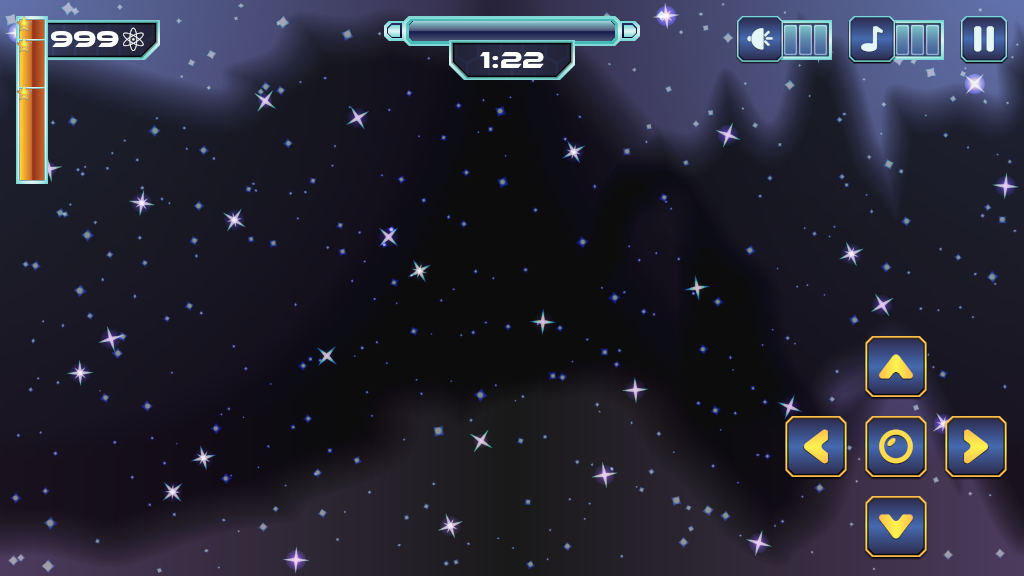
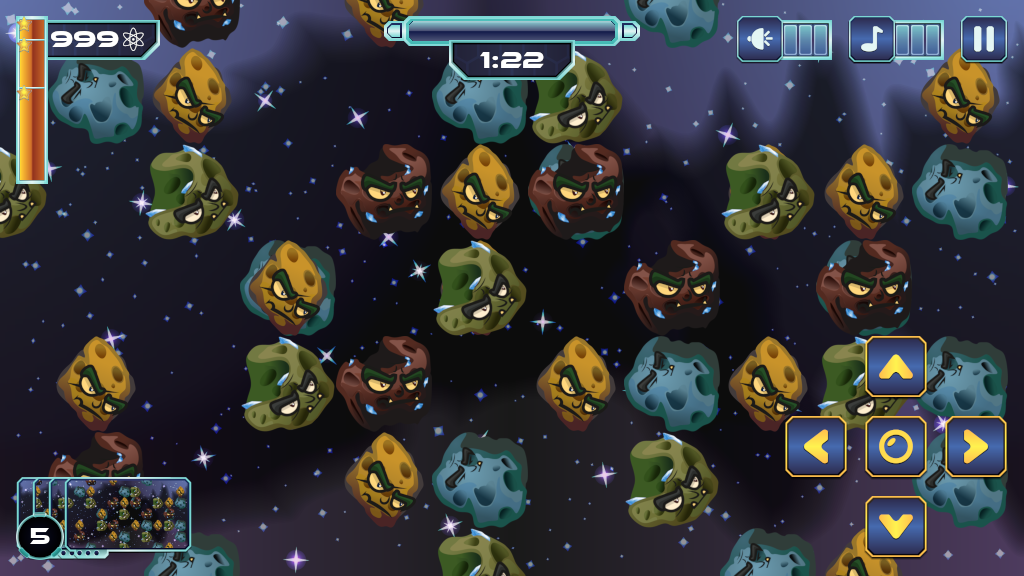
Revision of a layered 1024×576 image; what changed, layer by layer:
added layer "photo #1" in group "level" over box(64, 477, 192, 560)
added layer "photo3 #1" in group "level" over box(48, 477, 176, 560)
added layer "photo2 #1" in group "level" over box(32, 477, 160, 560)
added layer "photo" in group "level" over box(16, 477, 144, 560)
added layer "a3 másolata másolata másolata másolata másolata másolata másolata másolata" in group "level" over box(145, 144, 239, 240)
added layer "a4 másolata másolata másolata másolata másolata" in group "level" over box(816, 240, 912, 336)
added layer "a4 másolata másolata másolata másolata" in group "level" over box(624, 240, 720, 336)
added layer "a4 másolata másolata másolata" in group "level" over box(528, 144, 624, 240)
added layer "a4 másolata másolata" in group "level" over box(336, 144, 432, 240)
added layer "a4 másolata" in group "level" over box(336, 336, 432, 432)
added layer "a4" in group "level" over box(48, 432, 144, 528)
added layer "a3 másolata másolata másolata másolata másolata másolata másolata" in group "level" over box(433, 240, 527, 336)
added layer "a3 másolata másolata másolata másolata másolata másolata" in group "level" over box(625, 432, 719, 528)
added layer "a1 másolata másolata másolata másolata másolata másolata másolata másolata" in group "level" over box(240, 240, 336, 336)
added layer "a1 másolata másolata másolata másolata másolata másolata másolata" in group "level" over box(432, 432, 528, 528)
added layer "a1 másolata másolata másolata másolata másolata másolata" in group "level" over box(528, 144, 624, 240)
added layer "a1 másolata másolata másolata másolata másolata" in group "level" over box(912, 432, 1008, 528)
added layer "a1 másolata másolata másolata" in group "level" over box(624, 336, 720, 432)
added layer "a1 másolata másolata" in group "level" over box(912, 144, 1008, 240)
added layer "a1 másolata" in group "level" over box(816, 240, 912, 336)
…and 28 more changes (28 added)
